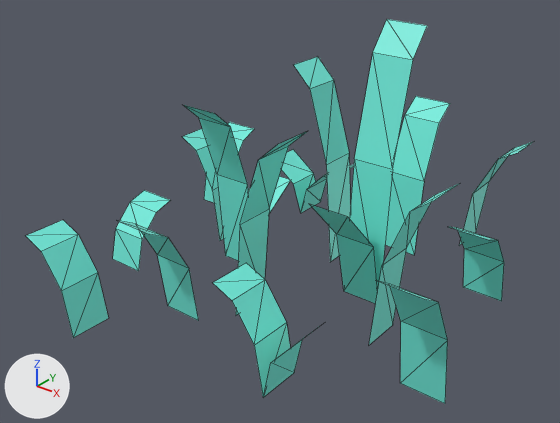
A saved change to the glTF model assets/models/kit/nature_grass_large.glb.
One viewpoint serves both versions: a camera (50 mm lens) standing at (0.409, -0.526, 0.349) and looking at (0.004, -0.019, 0.035). Every picture has the same lights, and +X, +Y and +Z are marked at lower left. The picture after the commit comes second. Mesh edges are drawn as thin lines. Vertices at exactly the same position are counted once.

The older version as bpy lines, for what is in view:
```python
me_mesh_grass_large = bpy.data.meshes.new('Mesh grass_large')
me_mesh_grass_large.from_pydata(...)  # 144 vertices, 112 faces; spans x -0.199..0.21, y -0.196..0.212, z -0.05..0.204
me_mesh_grass_large.materials.append(mat_defaultmaterial)
ob_nature_grass_large = bpy.data.objects.new('nature_grass_large', me_mesh_grass_large)
ob_nature_grass_large.location = (0.0, 0.0, 0.0)
```
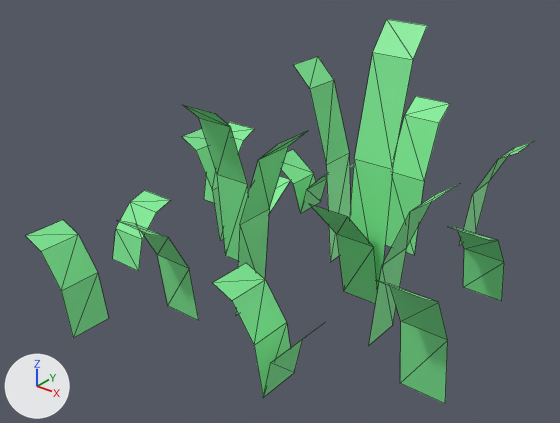
Location of each change, (x1, y1, x2, y2) in pixels of the pictures (560 x 423 px):
part 1 of me_mesh_grass_large, recoloured (cyan to green)
    both: (26, 19, 533, 404)

What changed in the scene script:
```text
Change me_mesh_grass_large:
    where me_mesh_grass_large.from_pydata(...)  # 144 vertices, 112 faces; spans x -0.199..0.21, y -0.196..0.212, z -0.05..0.204
    used by ob_nature_grass_large; location = (0.0, 0.0, 0.0)
    me_mesh_grass_large part 1: 112 faces centred in x -0.186..0.197, y -0.182..0.199, z -0.039..0.196 are repainted in the vertex colours; the middle colour goes from cyan #73eddd to green #80ed96
```
